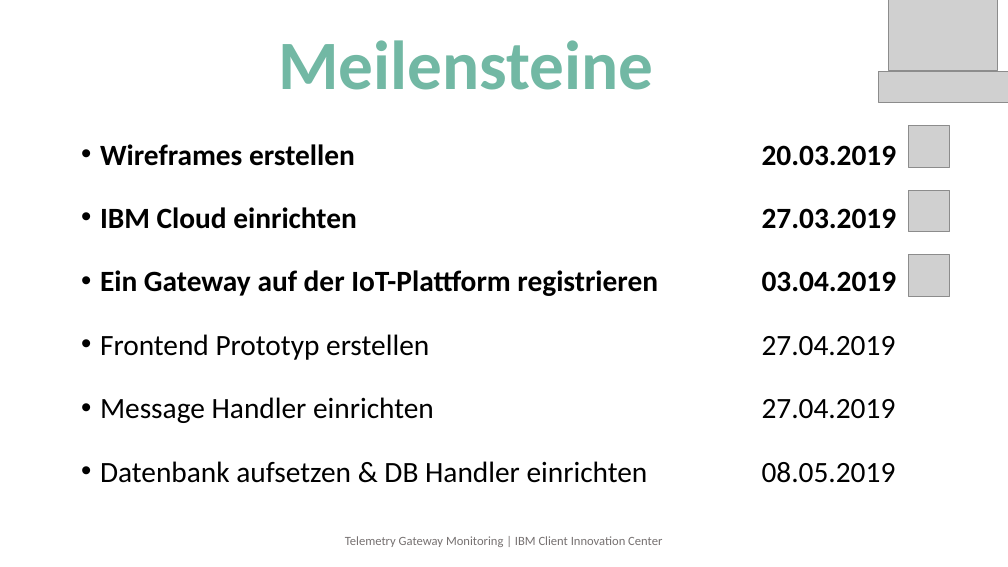
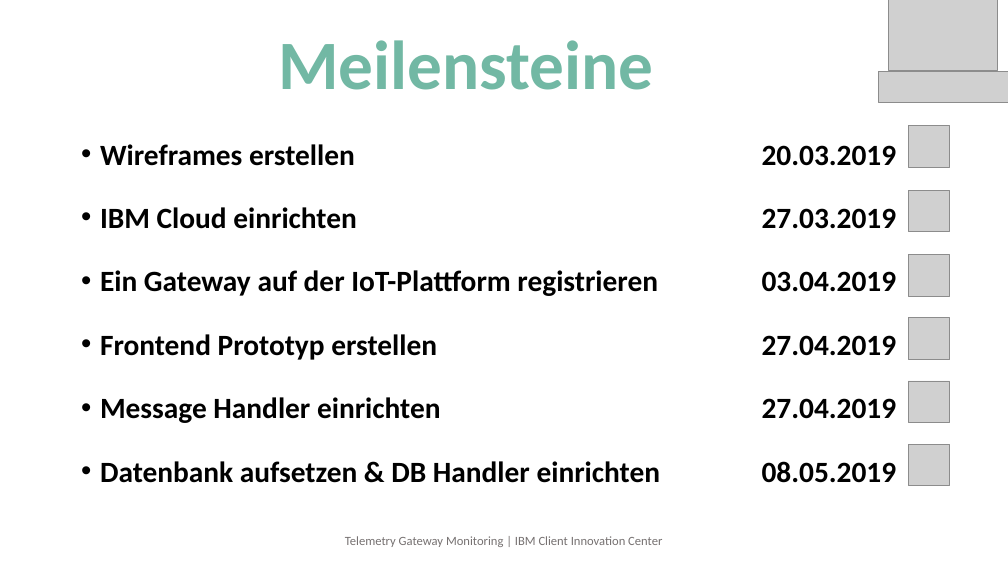
Before and after one commit to telemetry-gateway-monitoring/tgm-ibm, a slide deck: slide 10 of Telemetry Gateway Monitoring.pptx. Drawn at 1008x567 pixels with LibreOffice and Linux fonts; fonts in the diff are those of the drawing; grey boxes stand for pictures. Boxes give left, top, right and bottom in pixels: in the first picture for what was removed or moved away, otherwise in the second. Text is boxed around its words. In the diff, an @@ line names an element or a change of style, - is before the commit and + after.

```diff
--- a/Telemetry Gateway Monitoring.pptx
+++ b/Telemetry Gateway Monitoring.pptx
@@ picture added at <box>908,318,950,359</box> @@
@@ text at <box>100,334,897,483</box>: bold on in "Frontend Prototyp erstellen 27.04.2019", "Message Handler einrichten 27.04.2019", "Datenbank aufsetzen & DB Handler einrichten 08.05.2019" @@
@@ picture added at <box>908,381,950,423</box> @@
@@ picture added at <box>908,444,950,485</box> @@
```
Also in this commit, not shown: 6 other slides changed, 1 slide added.
